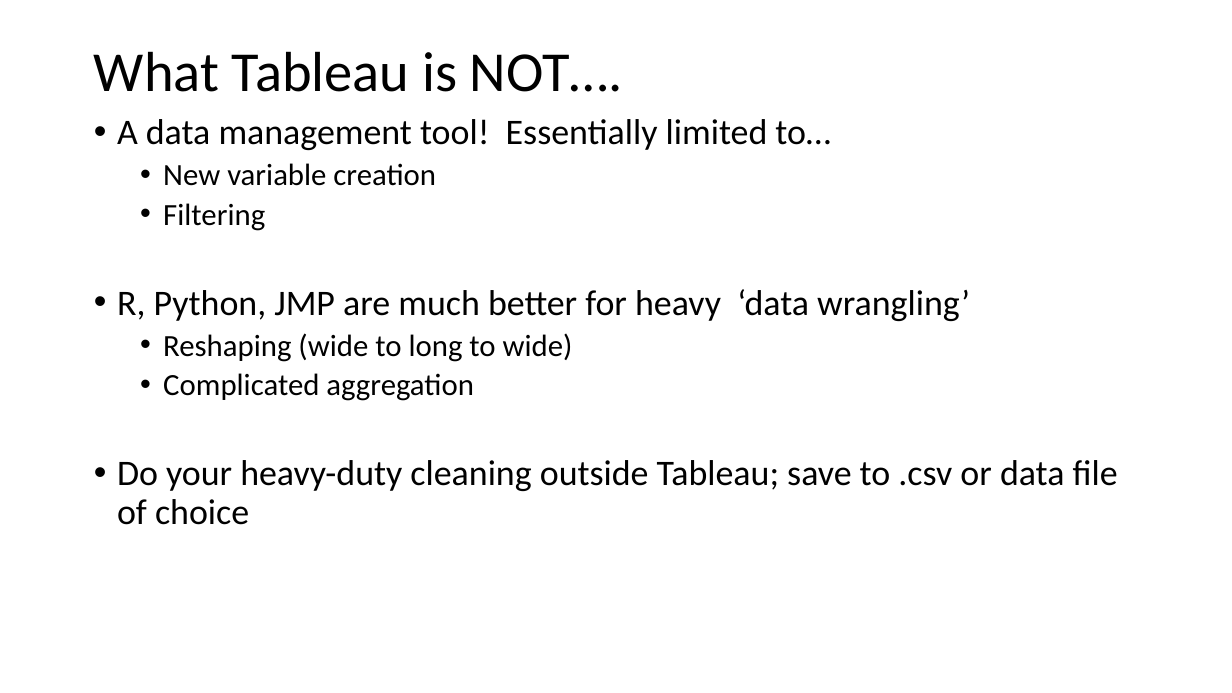
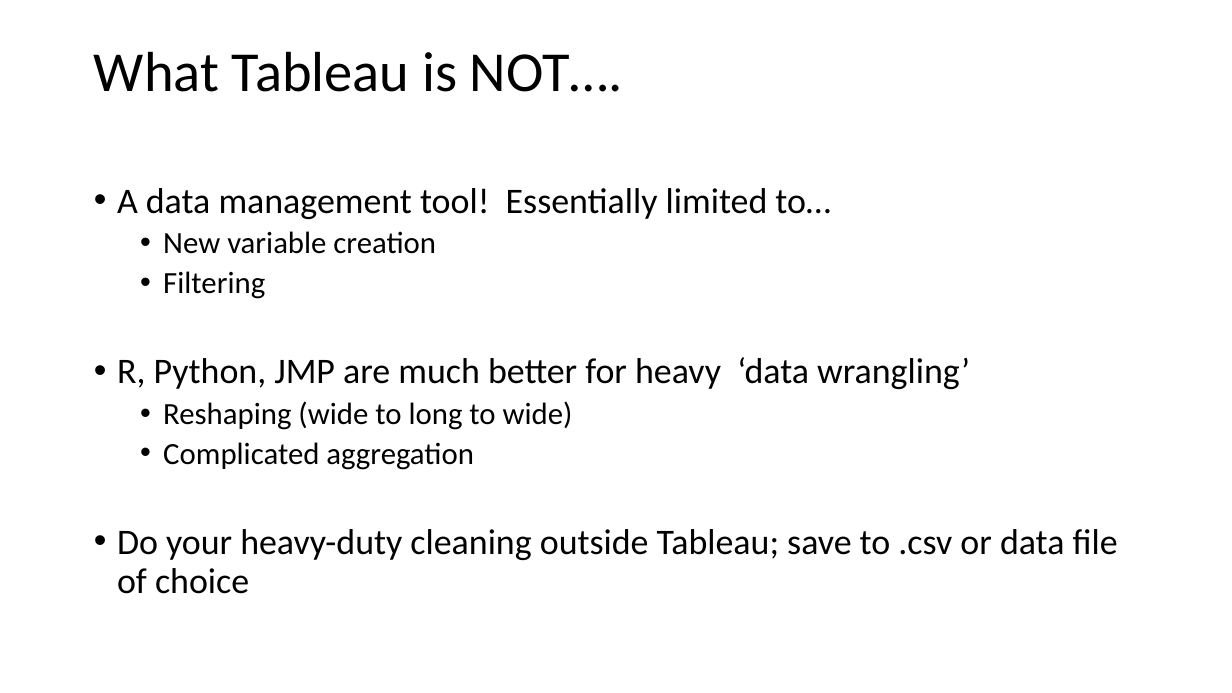
Before and after one commit to WSU-DataScience/WiCS_workshop, a slide deck: slide 4 of Visualization Notes/2 - Introduction to Tableau.pptx. Drawn at 1232x693 pixels with LibreOffice and Linux fonts; fonts in the diff are those of the drawing. Boxes give left, top, right and bottom in pixels: in the first picture for what was removed or moved away, otherwise in the second. Text is boxed around its words. In the diff, an @@ line names an element or a change of style, - is before the commit and + after.

```diff
--- a/Visualization Notes/2 - Introduction to Tableau.pptx
+++ b/Visualization Notes/2 - Introduction to Tableau.pptx
@@ text "A data management tool! Essentially ..." moved from (x1=117, y1=119, x2=1118, y2=525) to (x1=117, y1=188, x2=1118, y2=594) @@
```
Also in this commit, not shown: 2 other slides changed, 1 other file.
